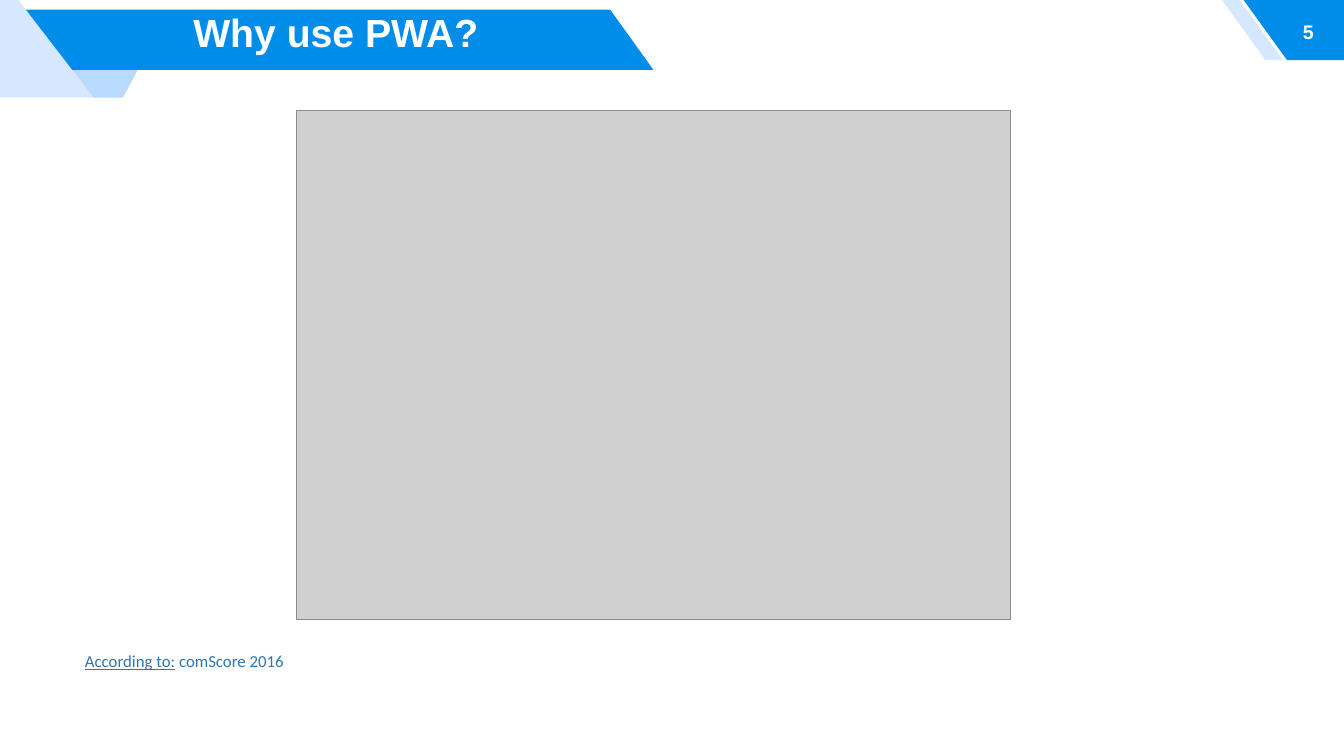
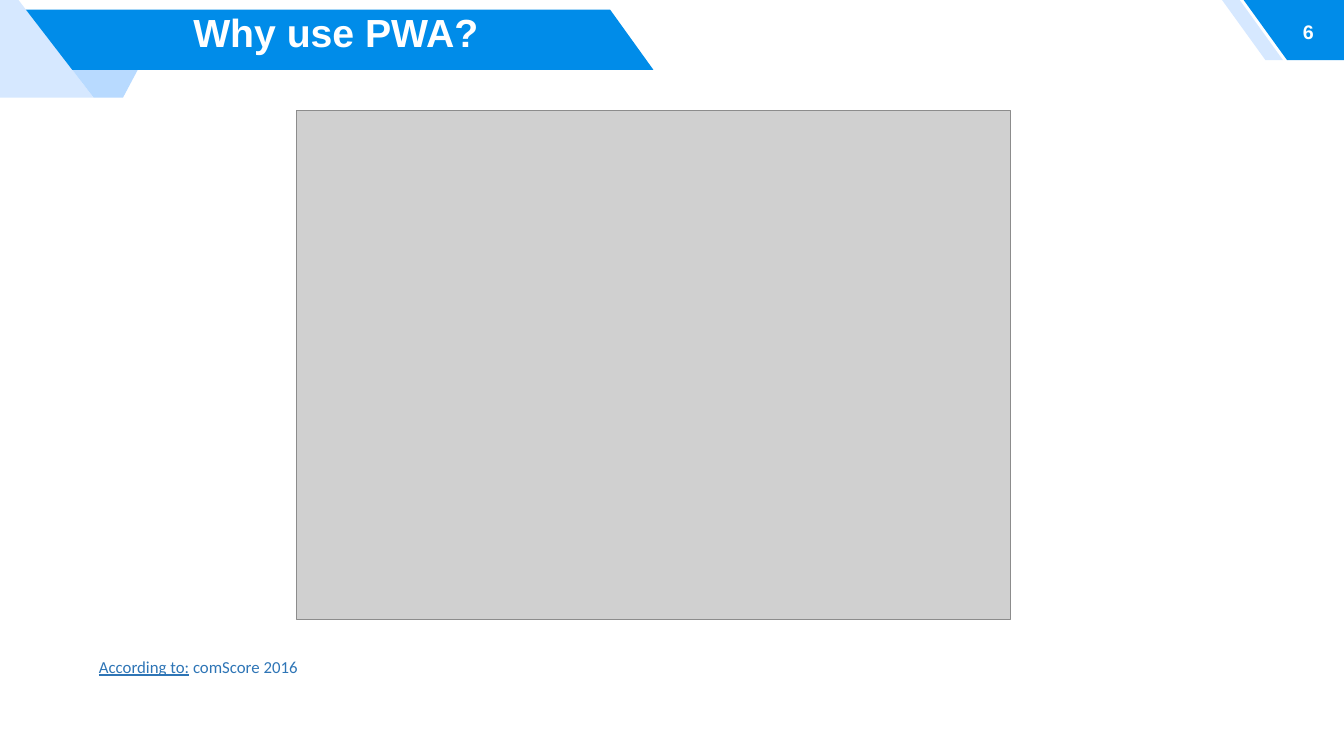
Before and after one commit to thanhnv011094/thuyet-trinh-pwa, a slide deck: slide 6 of PWA.pptx (slide 5 before the commit). Drawn at 1344x756 pixels with LibreOffice and Linux fonts; fonts in the diff are those of the drawing; grey boxes stand for pictures; background and template pictures are left out. Boxes give left, top, right and bottom in pixels: in the first picture for what was removed or moved away, otherwise in the second. Text is boxed around its words. In the diff, an @@ line names an element or a change of style, - is before the commit and + after.

```diff
--- a/PWA.pptx
+++ b/PWA.pptx
@@ page number at bbox=[1303, 25, 1314, 40]: text changed @@
-5
+6
@@ text "According to: comScore 2016": place and size @@
-text "According to: comScore 2016" at bbox=[85, 655, 284, 670]
+text "According to: comScore 2016" at bbox=[99, 661, 298, 676]
```
Also in this commit, not shown: 3 other slides changed, 1 slide added.
